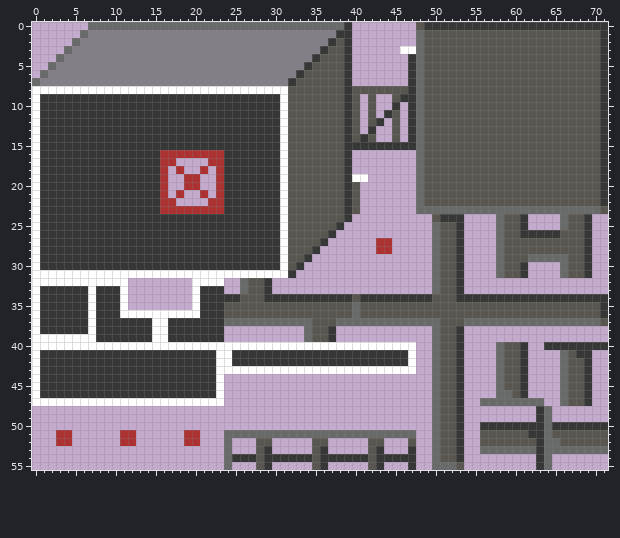
File history of a sprite sheet, Assets/Sprites/Testing/Blockout_Tileset.png. The picture above is the old version.
The file is 72x56 pixels.
The same view after the edit:
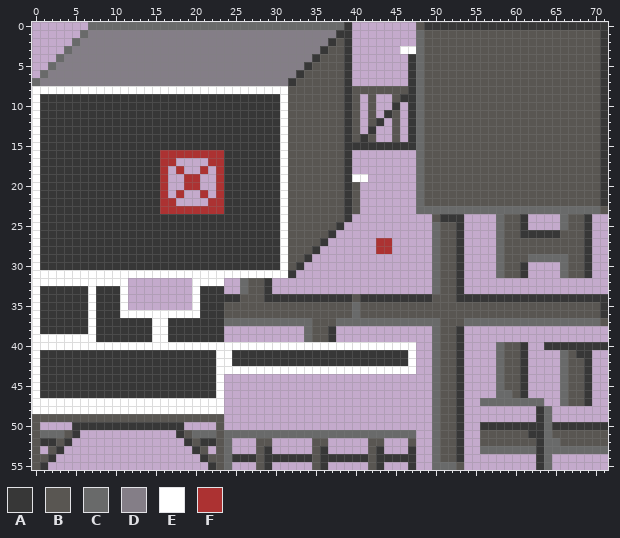
Palette (. is transparent): A #373737  B #595652  C #696a6a  D #847e87  E #ffffff  F #ac3232
The edit:
@@ x 0..25 @@
 47 EEEEEEEEEEEEEEEEEEEEEEEE..
-48 ..........................
-49 ..........................
-50 ..........................
-51 ...FF......FF......FF...CC
-52 ...FF......FF......FF...C.
-53 ........................C.
-54 ........................CA
-55 ........................C.
+48 EEEEEEEEEEEEEEEEEEEEEEEE..
+49 BBBBBBBBBBBBBBBBBBBBBBBB..
+50 B....AAAAAAAAAAAAAA....B..
+51 BCCCBA............ABCCCBCC
+52 BAABA..............ABAABC.
+53 B.BA................AB.BC.
+54 BBA..................ABBCA
+55 BA....................ABC.
Changed places in both pictures, as pixel boxes (x1, y1, x2, y2):
changed: (32, 406, 224, 470)
